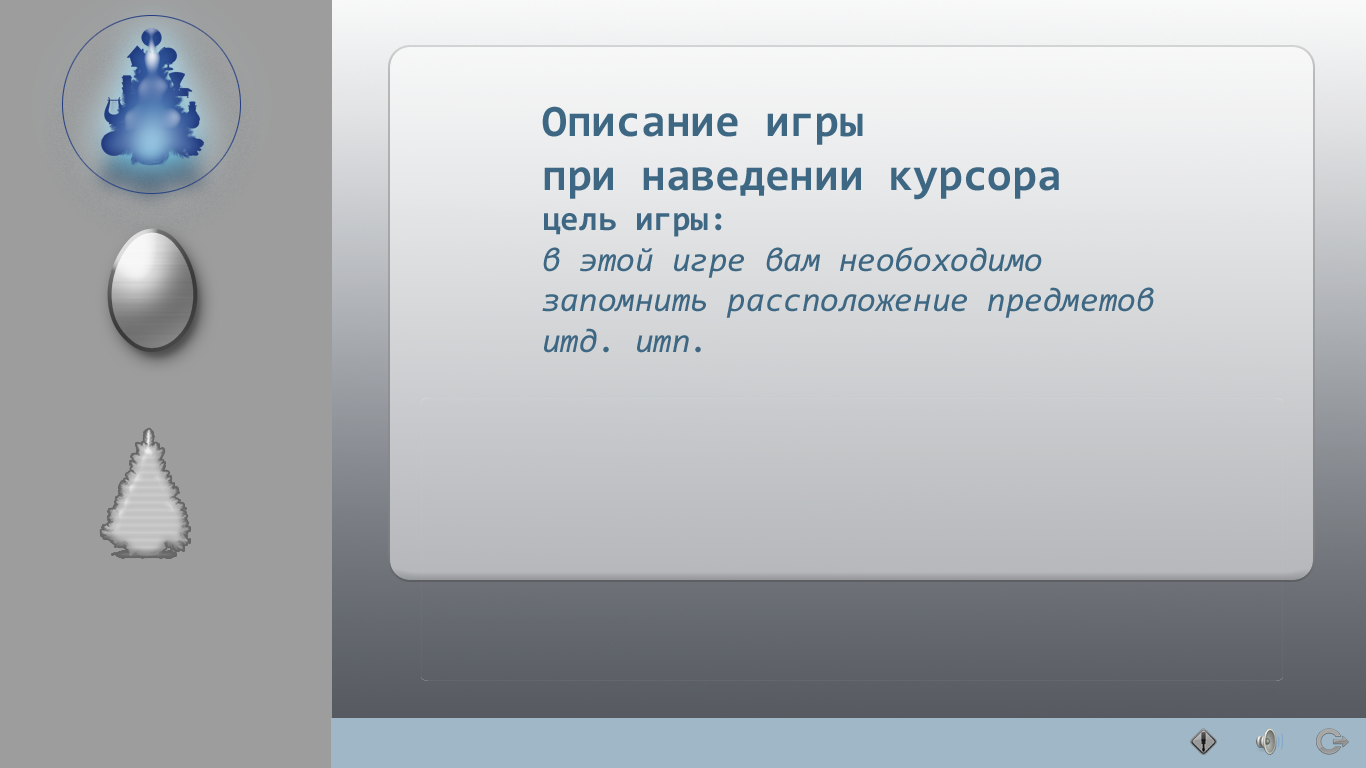
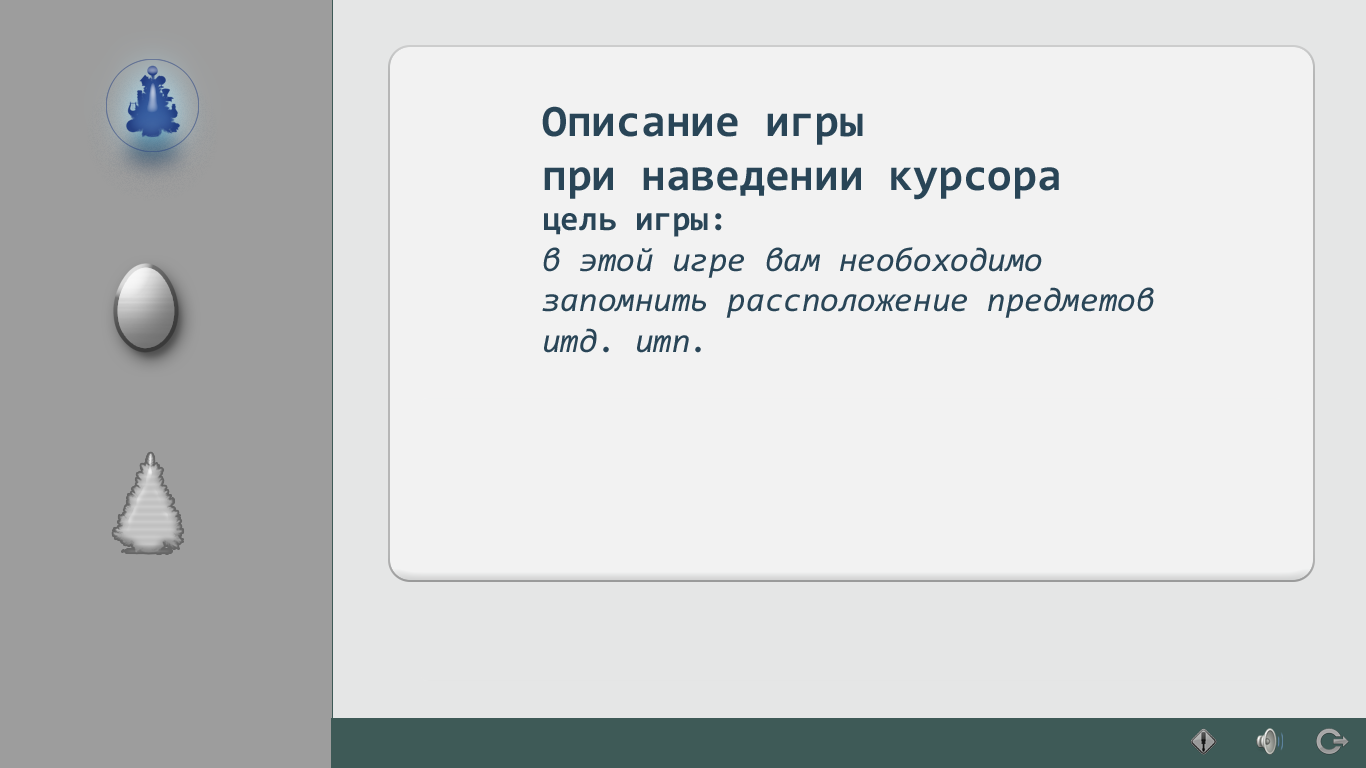
Two versions of the same layered image (1366 x 768). Layer-by-layer changes:
painted on "0" over [107, 228, 198, 353]
painted on "Слой 1" over [62, 15, 241, 194]
painted on "Описание игры при наведении курсора цель игры: в этой игре вам" over [332, 0, 1154, 768]
painted on "1452099087_Setting" over [101, 429, 190, 558]
painted on "Слой 4" over [331, 718, 1366, 768]
hid "bg" (2nd of 2, in "manager" › "bg") over [44, 0, 1366, 768]
added layer "Слой 5" in group "bg" over [44, 0, 1366, 768]
